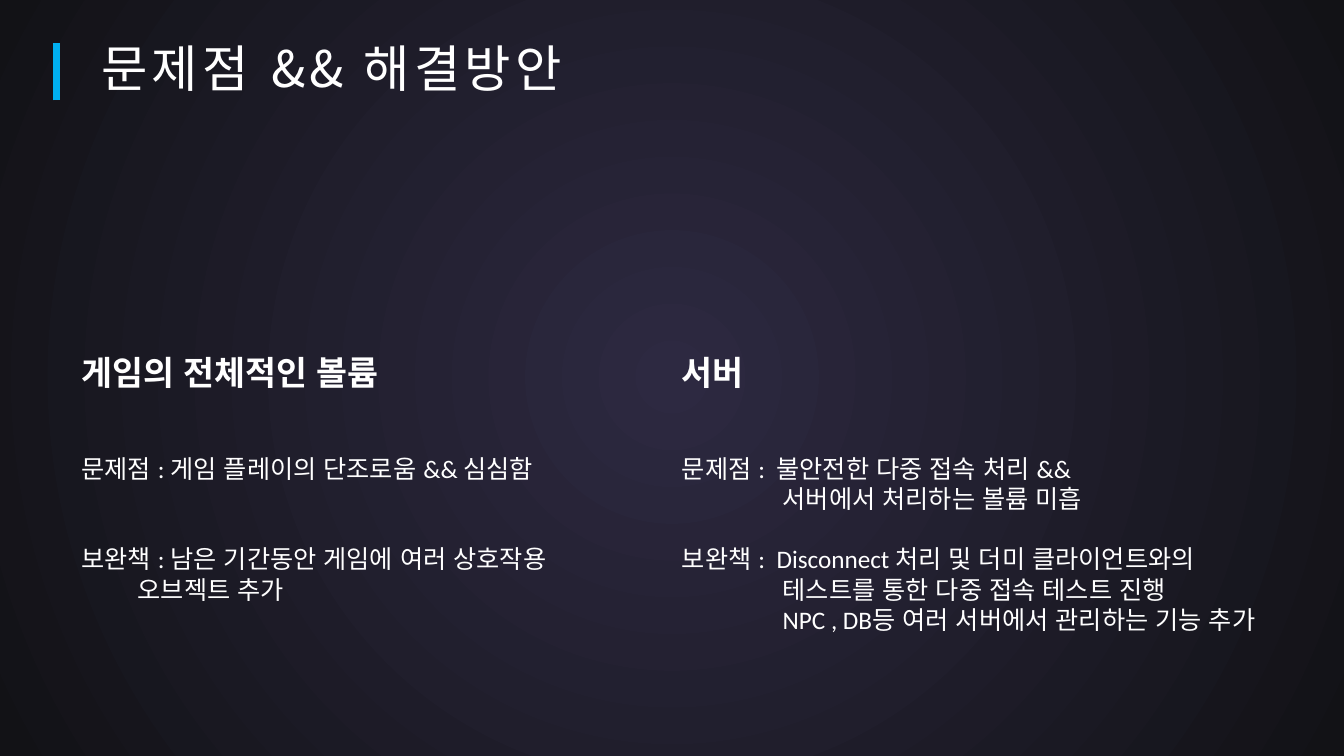
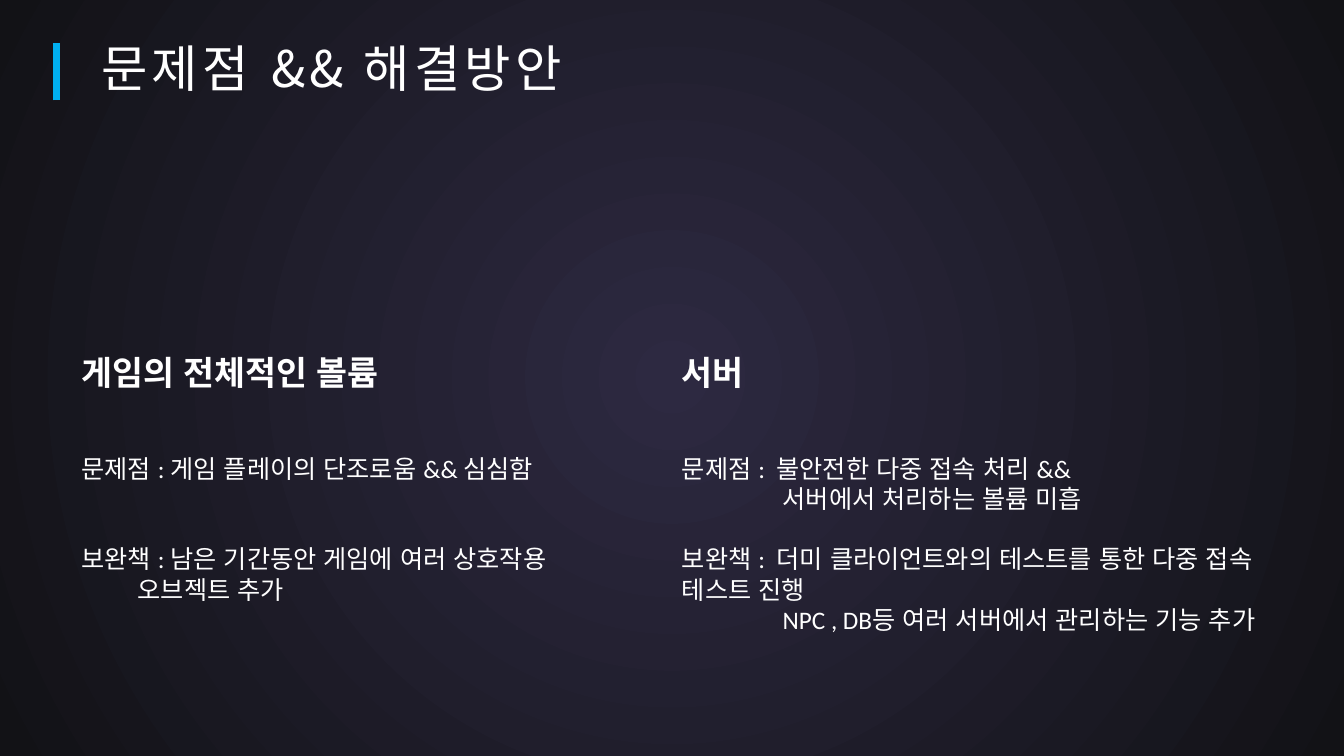
Before and after one commit to SuperTaeJun/GraduationWork, a slide deck: slide 14 of 작업일지 && 졸작자료/중간평가.pptx. Drawn at 1344x756 pixels with LibreOffice and Linux fonts; fonts in the diff are those of the drawing. Boxes give left, top, right and bottom in pixels: in the first picture for what was removed or moved away, otherwise in the second. Text is boxed around its words. In the diff, an @@ line names an element or a change of style, - is before the commit and + after.

```diff
--- a/작업일지 && 졸작자료/중간평가.pptx
+++ b/작업일지 && 졸작자료/중간평가.pptx
@@ text at <box>682,547,1252,601</box>: text changed @@
-보완책 : Disconnect 처리 및 더미 클라이언트와의
-테스트를 통한 다중 접속 테스트 진행
+보완책 : 더미 클라이언트와의 테스트를 통한 다중 접속 테스트 진행
```
Also in this commit, not shown: 2 other slides changed, 8 other files.
